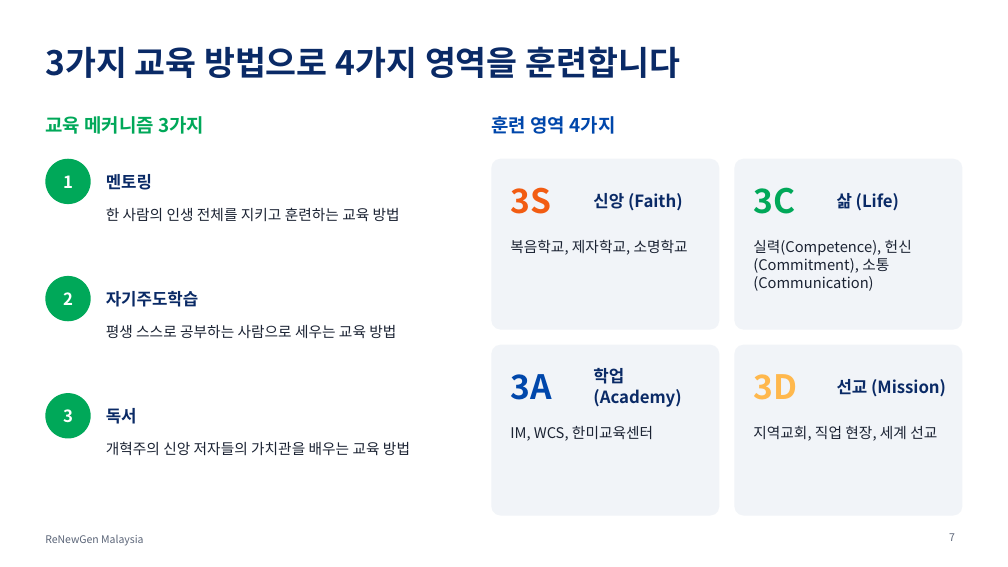
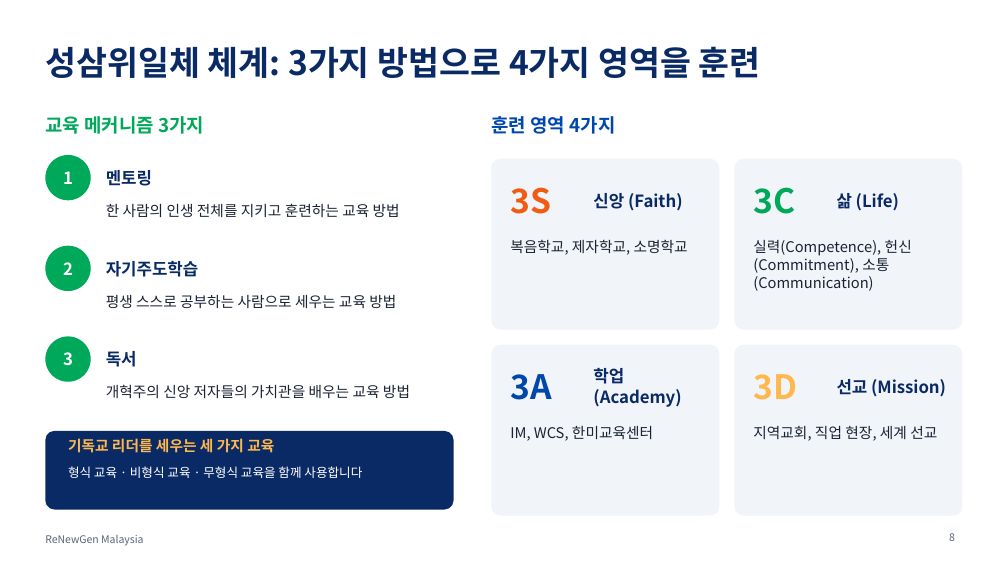
Before and after one commit to ChampionJohan/Johan, a slide deck: slide 8 of renewgen-malaysia/ReNewGen_Malaysia_KO.pptx (slide 7 before the commit). Drawn at 1008x567 pixels with LibreOffice and Linux fonts; fonts in the diff are those of the drawing. Boxes give left, top, right and bottom in pixels: in the first picture for what was removed or moved away, otherwise in the second. Text is boxed around its words. In the diff, an @@ line names an element or a change of style, - is before the commit and + after.

```diff
--- a/renewgen-malaysia/ReNewGen_Malaysia_KO.pptx
+++ b/renewgen-malaysia/ReNewGen_Malaysia_KO.pptx
@@ title at (45,46,761,78): text changed @@
-3가지 교육 방법으로 4가지 영역을 훈련합니다
+성삼위일체 체계: 3가지 방법으로 4가지 영역을 훈련
@@ 3 texts, 1 ellipse: place and size @@
-3 texts, 1 ellipse at (45,159,400,221)
+3 texts, 1 ellipse at (45,155,400,217)
@@ 3 texts, 1 ellipse: place and size @@
-3 texts, 1 ellipse at (45,276,396,338)
+3 texts, 1 ellipse at (45,246,396,308)
@@ 3 texts, 1 ellipse: place and size @@
-3 texts, 1 ellipse at (45,393,410,455)
+3 texts, 1 ellipse at (45,337,410,398)
@@ rounded rectangle added at (45,431,454,510), fill #0A2A66 @@
@@ text added at (68,438,274,453), 14 pt, text #FFB84D, bold @@
+기독교 리더를 세우는 세 가지 교육
@@ text added at (68,466,362,478), 12 pt, text #FFFFFF @@
+형식 교육 · 비형식 교육 · 무형식 교육을 함께 사용합니다
@@ page number at (949,533,955,541): text changed @@
-7
+8
```
Also in this commit, not shown: 7 other slides changed, 3 slides added, 9 other files.
